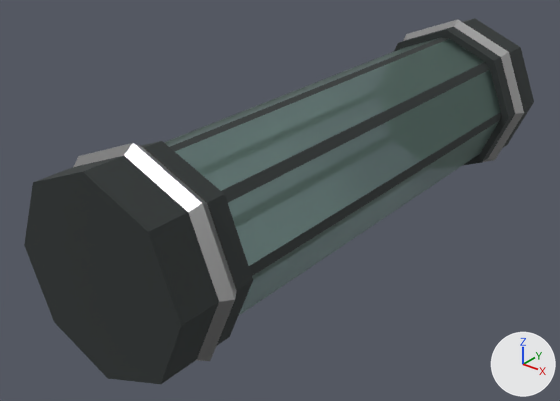
What one commit did to the OBJ model Assets/Shahin/RoboGun2/RG_BatteryHolder.obj.
One viewpoint serves both versions: a 50 mm camera at (0.148, -0.078, 0.176) aimed at (-0.01, 0.12, 0.053). Lighting does not change. The marker at lower right points along +X, +Y and +Z. The first picture is the older version. Where no turn or scale is listed for an object, it has been applied to the vertices.

In view in the first picture: 'BatteryHolder'.
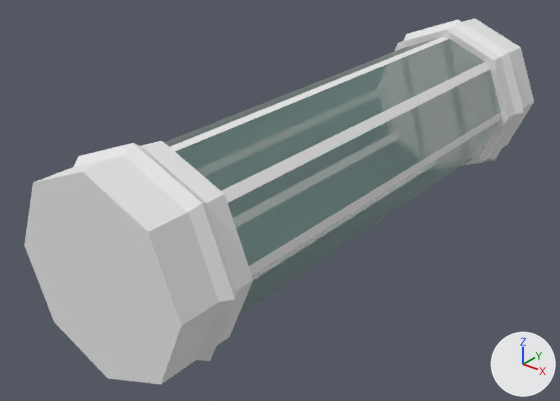
The newer file is also turned or shifted as a whole; pictures and numbers use the older file's frame.

The change, as a diff of the scene's bpy script:
```diff
--- a/Assets/Shahin/RoboGun2/RG_BatteryHolder.obj.py
+++ b/Assets/Shahin/RoboGun2/RG_BatteryHolder.obj.py
@@ mat_chromes_1 @@
+mat_chromes_1 = principled_material('_Chromes')
+mat_chromes_1.base_color = (0.8, 0.8, 0.8)  # white #e7e7e7
+mat_chromes_1.roughness = 1.0
@@ mat_mettle_1 @@
+mat_mettle_1 = principled_material('_Mettle')
+mat_mettle_1.base_color = (0.8, 0.8, 0.8)  # white #e7e7e7
+mat_mettle_1.roughness = 1.0
@@ me_batteryholder @@
 me_batteryholder.from_pydata(...)  # 112 vertices, 84 faces; spans x -0.034..0.034, y 0.029..0.244, z 0.033..0.101
 # used by ob_batteryholder; location = (0.0, 0.0, 0.0)
+# me_batteryholder part 1: all 44 faces that had it switch from mat_mettle (dark grey #474c4b) to mat_mettle_1 (white #e7e7e7)
+# me_batteryholder part 2: all 32 faces that had it switch from mat_chromes (light grey #c0c0c0) to mat_chromes_1 (white #e7e7e7)
 me_batteryholder.materials.append(mat_chromes_001)
```

Pixel boxes [x1, y1, x2, y2] of what changed, in the pictures (560 x 401 px):
part 1 of me_batteryholder, recoloured: [24, 18, 534, 384] in both
part 2 of me_batteryholder, recoloured: [74, 19, 524, 361] in both
